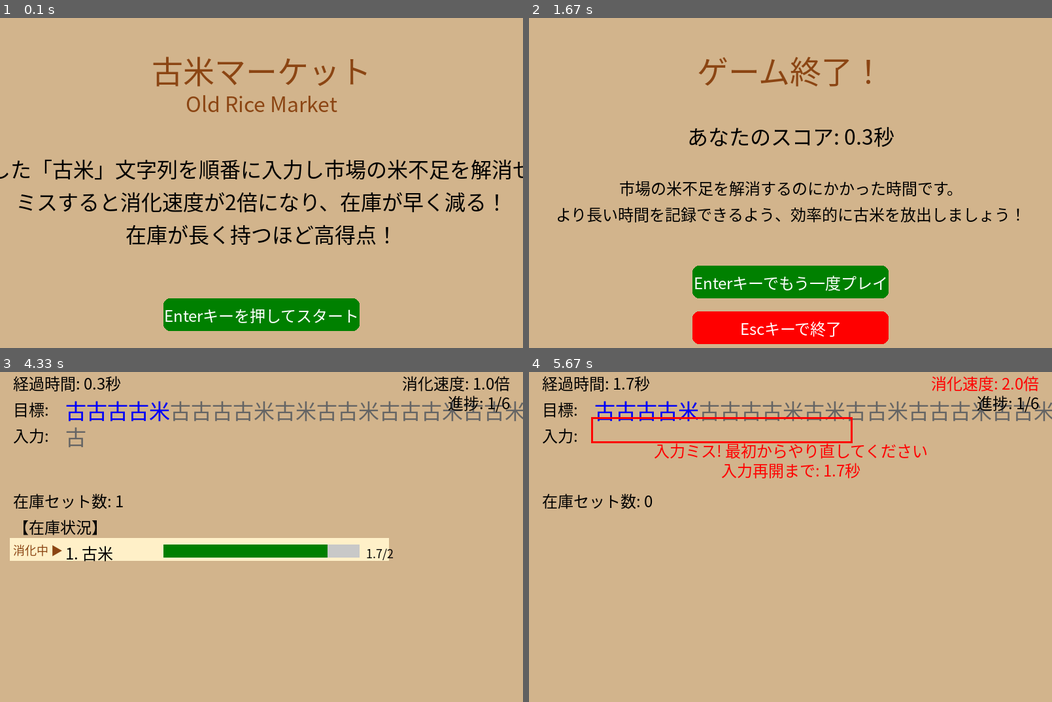
Above: before the commit, frames 1-4 (two rows, left to right).
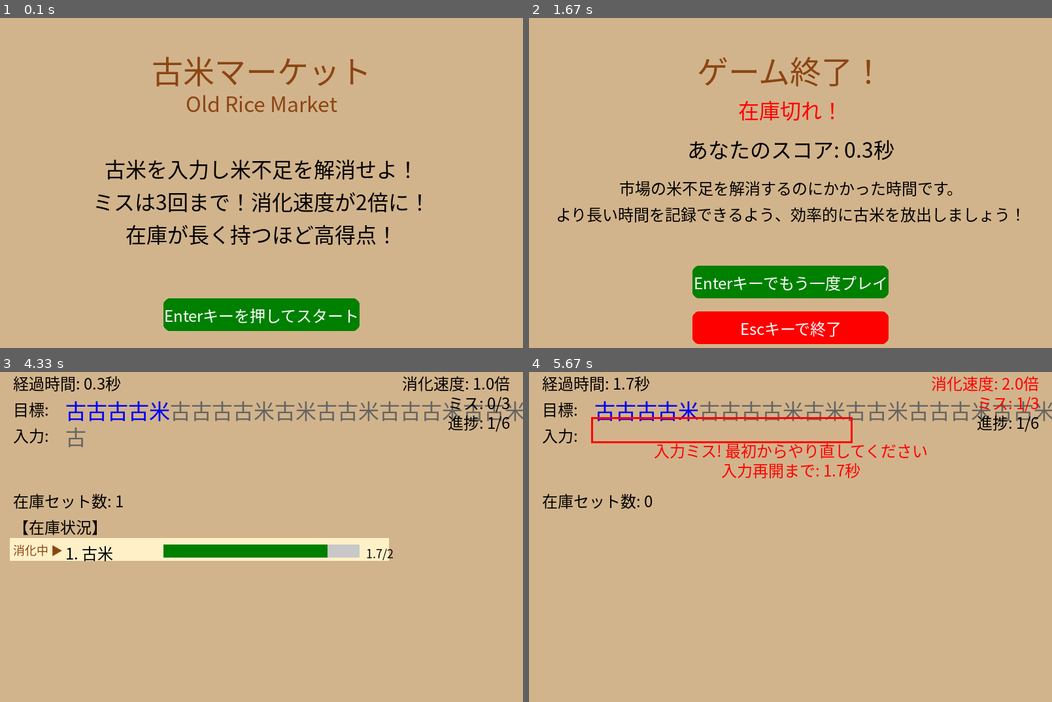
Above: after the commit, the same moments.

Repository: HAYASAKA-Ryosuke/old_rice_game_pygame_aws
Game: pygame game, started from old_rice_game_pygame.py
Two runs of this game, one before a commit and one after it. Both use one fixed random seed, a clock stepped at 60 frames per second and the inputs below.
Inputs:
- Up to frame 1 (0.1 s): no input
- Up to frame 2 (1.67 s): tap Enter at 0.33 s; tap Esc at 0.67 s
- Up to frame 3 (4.33 s): tap Enter at 4 s
- Up to frame 4 (5.67 s): tap one key every 0.33 s from 4.33 s: J Enter Space Space

The runs differ from the first frame. In frame 1, 4.9% of the frame differs, in the area x 0-100%, y 42-60%; in frame 2, 1.5%; in frame 3, 0.4%; in frame 4, 0.4%.

Commit message:
update game

Diff:
--- a/old_rice_game_pygame.py
+++ b/old_rice_game_pygame.py
@@ -42,6 +42,8 @@
         self.error_penalty = 0  # Counter for error penalty (in frames)
         self.error_penalty_time = 3 * 60  # 3 seconds at 60 FPS
         self.consumption_boost = 1.0  # Multiplier for consumption speed (increases on error)
+        self.error_count = 0  # Count of errors made
+        self.max_errors = 3  # Maximum allowed errors
 
         # Fonts
         self.title_font = pygame.font.SysFont('notosanscjkjp', 48)
@@ -109,8 +111,8 @@
 
         # Simple instructions (3 lines)
         instructions = [
-            "連続した「古米」文字列を順番に入力し市場の米不足を解消せよ！",
-            "ミスすると消化速度が2倍になり、在庫が早く減る！",
+            "古米を入力し米不足を解消せよ！",
+            "ミスは3回まで！消化速度が2倍に！",
             "在庫が長く持つほど高得点！"
         ]
 
@@ -132,8 +134,14 @@
         # Game over title
         self.draw_text("ゲーム終了！", self.title_font, DARK_BROWN, SCREEN_WIDTH//2, 100, "center")
 
+        # Show reason for game over
+        if self.error_count >= self.max_errors:
+            self.draw_text("ミス回数オーバー！", self.large_font, RED, SCREEN_WIDTH//2, 160, "center")
+        else:
+            self.draw_text("在庫切れ！", self.large_font, RED, SCREEN_WIDTH//2, 160, "center")
+
         # Score
-        self.draw_text(f"あなたのスコア: {self.score:.1f}秒", self.large_font, BLACK, SCREEN_WIDTH//2, 200, "center")
+        self.draw_text(f"あなたのスコア: {self.score:.1f}秒", self.large_font, BLACK, SCREEN_WIDTH//2, 220, "center")
 
         # Message
         message = [
@@ -216,9 +224,14 @@
         boost_color = RED if self.consumption_boost > 1.0 else BLACK
         self.draw_text(boost_text, self.medium_font, boost_color, SCREEN_WIDTH - 20, 20, "right")
 
+        # Display error count
+        error_text = f"ミス: {self.error_count}/{self.max_errors}"
+        error_color = RED if self.error_count > 0 else BLACK
+        self.draw_text(error_text, self.medium_font, error_color, SCREEN_WIDTH - 20, 50, "right")
+
         # Display progress through sequences
         progress_text = f"進捗: {self.current_target_index + 1}/{len(self.target_sequences)}"
-        self.draw_text(progress_text, self.medium_font, BLACK, SCREEN_WIDTH - 20, 50, "right")
+        self.draw_text(progress_text, self.medium_font, BLACK, SCREEN_WIDTH - 20, 80, "right")
 
         # Display inventory count
         self.draw_text(f"在庫セット数: {len(self.inventory)}", self.medium_font, BLACK, 20, 200)
@@ -302,6 +315,16 @@
                 # Increase consumption speed as penalty - now +1.0 (doubling) per error
                 self.consumption_boost += 1.0  # Increase by 100%
 
+                # Increment error count
+                self.error_count += 1
+
+                # Check if max errors reached
+                if self.error_count >= self.max_errors:
+                    # Game over due to too many errors
+                    self.game_state = "game_over"
+                    self.game_running = False
+                    self.score = self.elapsed_time
+
                 return True
 
             return True
@@ -319,6 +342,16 @@
                 # Increase consumption speed as penalty - now +1.0 (doubling) per error
                 self.consumption_boost += 1.0  # Increase by 100%
 
+                # Increment error count
+                self.error_count += 1
+
+                # Check if max errors reached
+                if self.error_count >= self.max_errors:
+                    # Game over due to too many errors
+                    self.game_state = "game_over"
+                    self.game_running = False
+                    self.score = self.elapsed_time
+
                 return True
 
             # Check if the sequence matches the target
@@ -375,6 +408,7 @@
                             self.current_sequence = ""
                             self.inventory.clear()
                             self.consumption_boost = 1.0  # Reset consumption boost
+                            self.error_count = 0  # Reset error count
                             self.generate_target_sequence()
 
                             # Add an initial inventory item to prevent immediate game over
@@ -396,6 +430,7 @@
                             self.current_sequence = ""
                             self.inventory.clear()
                             self.consumption_boost = 1.0  # Reset consumption boost
+                            self.error_count = 0  # Reset error count
                             self.generate_target_sequence()
 
                             # Add an initial inventory item to prevent immediate game over
